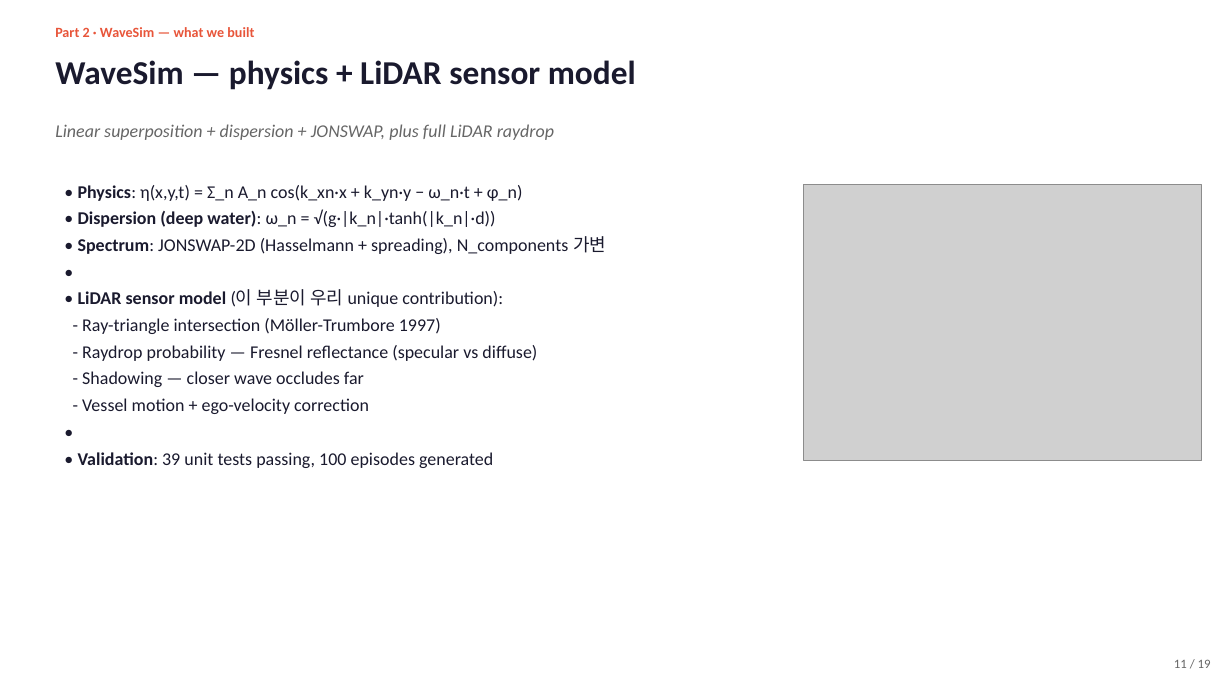
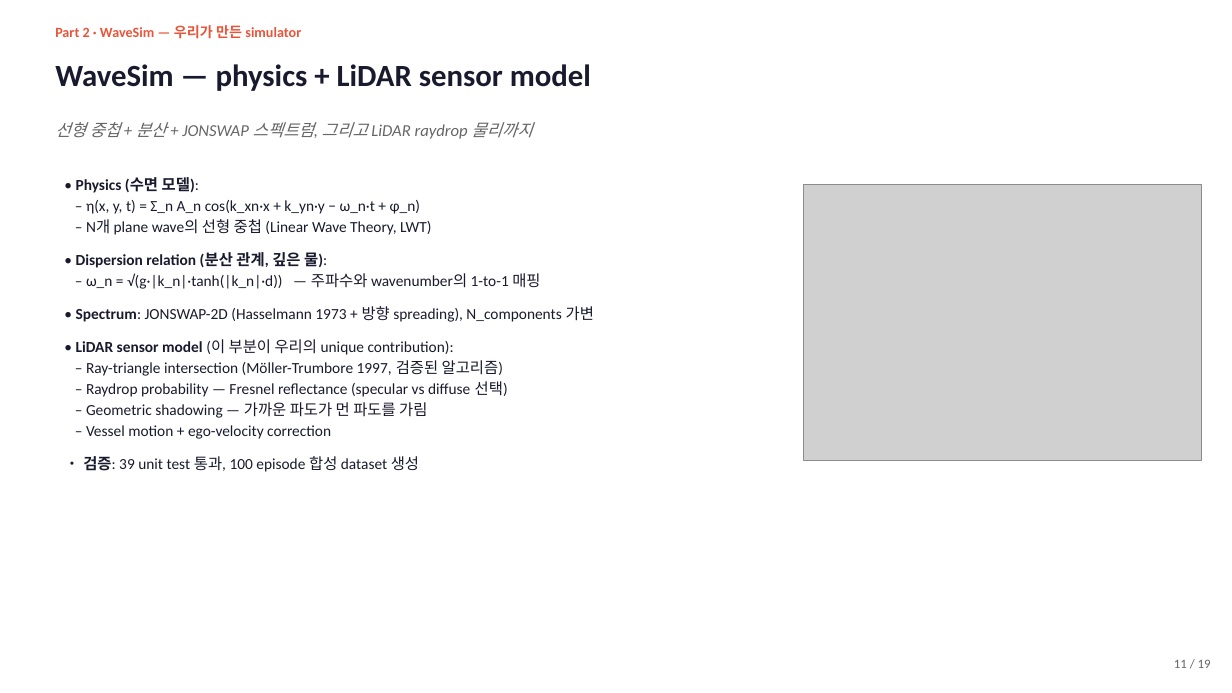
Before and after one commit to SAEYONGPARK94/wavesplat, a slide deck: slide 11 of wavesplat/docs/labmeeting_2026_05_13.pptx. Drawn at 1232x693 pixels with LibreOffice and Linux fonts; fonts in the diff are those of the drawing; grey boxes stand for pictures. Boxes give left, top, right and bottom in pixels: in the first picture for what was removed or moved away, otherwise in the second. Text is boxed around its words. In the diff, an @@ line names an element or a change of style, - is before the commit and + after.

```diff
--- a/wavesplat/docs/labmeeting_2026_05_13.pptx
+++ b/wavesplat/docs/labmeeting_2026_05_13.pptx
@@ text at (x1=55, y1=25, x2=301, y2=39): text changed @@
-Part 2 · WaveSim — what we built
+Part 2 · WaveSim — 우리가 만든 simulator
@@ text "WaveSim — physics + LiDAR ..." at (x1=55, y1=64, x2=591, y2=91): size 26 to 24 pt @@
@@ text at (x1=55, y1=122, x2=532, y2=139): text changed; size 14 to 13 pt @@
-Linear superposition + dispersion + JONSWAP, plus full LiDAR raydrop
+선형 중첩 + 분산 + JONSWAP 스펙트럼, 그리고 LiDAR raydrop 물리까지
@@ text at (x1=76, y1=177, x2=594, y2=472): text changed; size 14 to 12 pt @@
-• Physics: η(x,y,t) = Σ_n A_n cos(k_xn·x + k_yn·y − ω_n·t + φ_n)
-• Dispersion (deep water): ω_n = √(g·|k_n|·tanh(|k_n|·d))
-• Spectrum: JONSWAP-2D (Hasselmann + spreading), N_components 가변
-•
-• LiDAR sensor model (이 부분이 우리 unique contribution):
-- Ray-triangle intersection (Möller-Trumbore 1997)
-- Raydrop probability — Fresnel reflectance (specular vs diffuse)
-- Shadowing — closer wave occludes far
-- Vessel motion + ego-velocity correction
-•
-• Validation: 39 unit tests passing, 100 episodes generated
+• Physics (수면 모델):
+– η(x, y, t) = Σ_n A_n cos(k_xn·x + k_yn·y − ω_n·t + φ_n)
+– N개 plane wave의 선형 중첩 (Linear Wave Theory, LWT)
+• Dispersion relation (분산 관계, 깊은 물):
+– ω_n = √(g·|k_n|·tanh(|k_n|·d)) — 주파수와 wavenumber의 1-to-1 매핑
+• Spectrum: JONSWAP-2D (Hasselmann 1973 + 방향 spreading), N_components 가변
+• LiDAR sensor model (이 부분이 우리의 unique contribution):
+– Ray-triangle intersection (Möller-Trumbore 1997, 검증된 알고리즘)
+– Raydrop probability — Fresnel reflectance (specular vs diffuse 선택)
+– Geometric shadowing — 가까운 파도가 먼 파도를 가림
+– Vessel motion + ego-velocity correction
+• 검증: 39 unit test 통과, 100 episode 합성 dataset 생성
```
Also in this commit, not shown: 24 other slides changed, 1 slide added, 1 slide removed, 2 other files.
